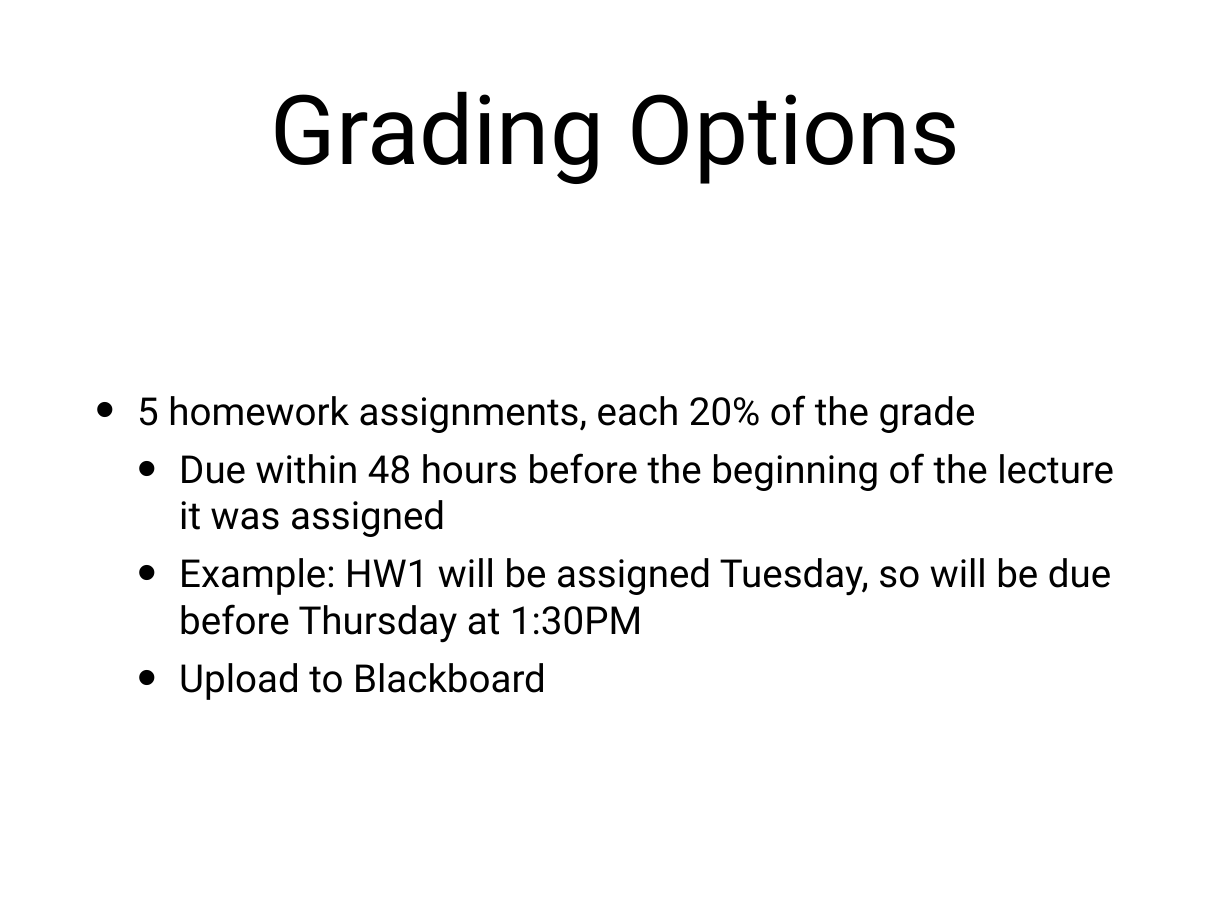
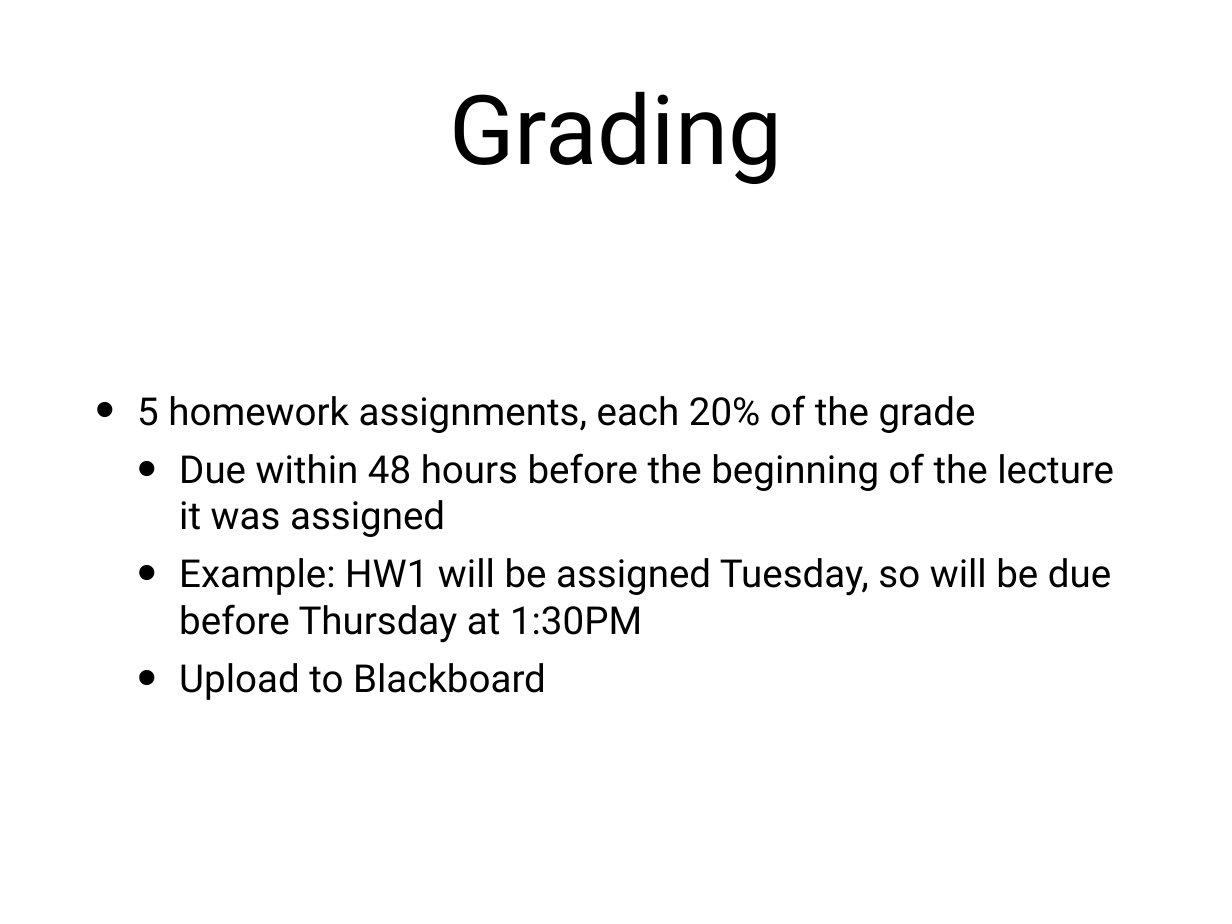
Before and after one commit to jagterberg/jagterberg.github.io, a slide deck: slide 5 of assets/r_2022/lec_1.ppt. Drawn at 1232x924 pixels with LibreOffice and Linux fonts; fonts in the diff are those of the drawing. Boxes give left, top, right and bottom in pixels: in the first picture for what was removed or moved away, otherwise in the second. Text is boxed around its words. In the diff, an @@ line names an element or a change of style, - is before the commit and + after.

```diff
--- a/assets/r_2022/lec_1.ppt
+++ b/assets/r_2022/lec_1.ppt
@@ title at [449,91,782,184]: text changed @@
-Grading Options
+Grading
```
Also in this commit, not shown: 3 other slides changed, 7 other files.
